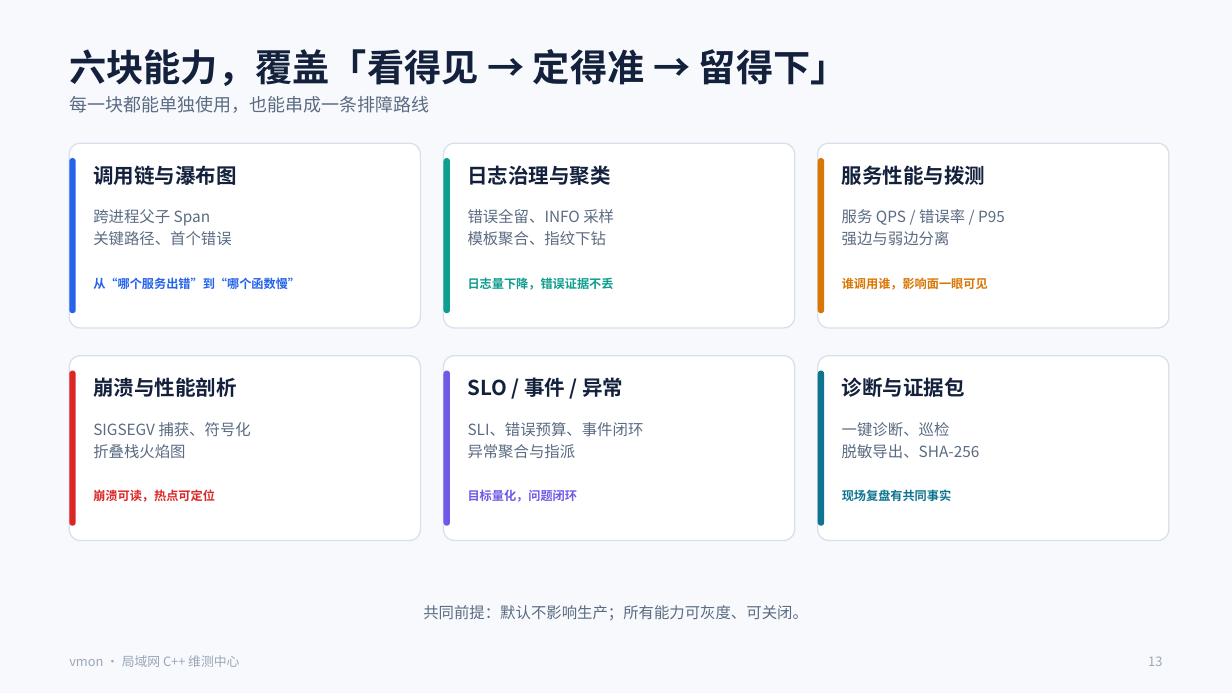
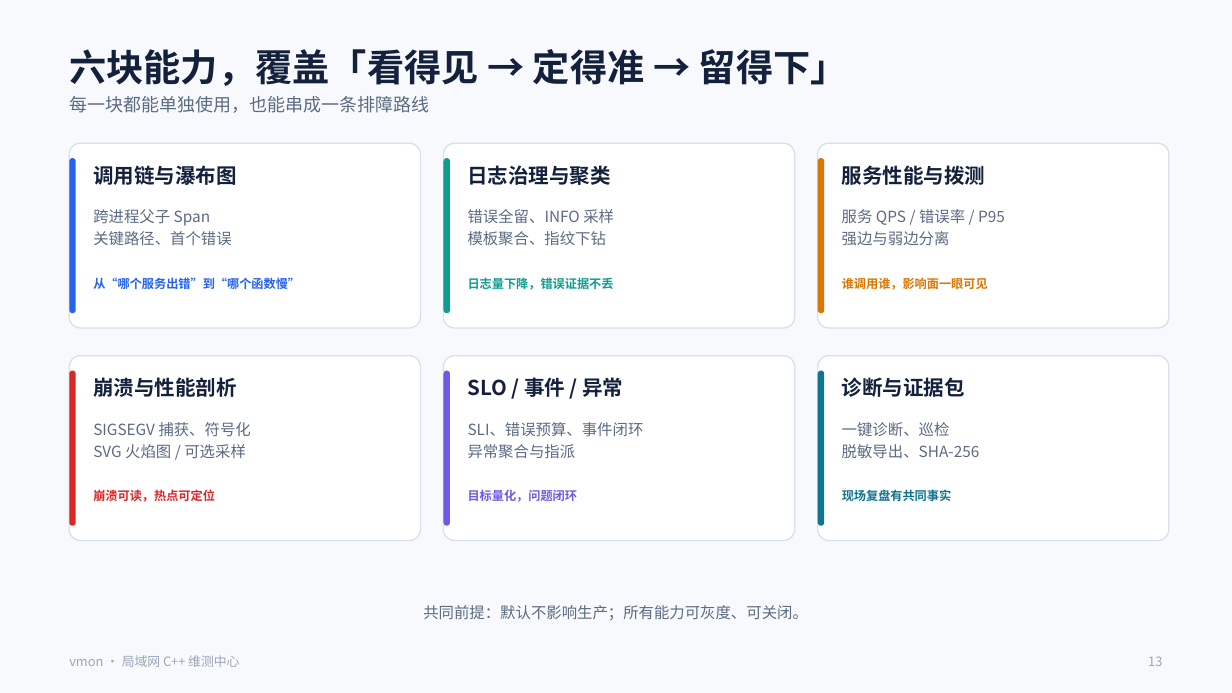
Before and after one commit to git163/CplusTrace, a slide deck: slide 13 of docs/presentation/vmon-intro.pptx. Drawn at 1232x693 pixels with LibreOffice and Linux fonts; fonts in the diff are those of the drawing. Boxes give left, top, right and bottom in pixels: in the first picture for what was removed or moved away, otherwise in the second. Text is boxed around its words. In the diff, an @@ line names an element or a change of style, - is before the commit and + after.

Commit message:
升级剖析火焰图为 SVG 条形图并补充实现边界文档
- Web 火焰图按样本占比绘制 SVG 色块，支持悬停占比、点击放大与面包屑返回
- 新增火焰图截图与示例手册说明
- 竞品文档新增“简化实现/部分覆盖的具体缺口”章节，逐项标注未达竞品级部分
- 更新 Profiling/eBPF/gRPC/仪表板等状态说明

```diff
--- a/docs/presentation/vmon-intro.pptx
+++ b/docs/presentation/vmon-intro.pptx
@@ text at <box>93,444,246,458</box>: text changed @@
-折叠栈火焰图
+SVG 火焰图 / 可选采样
```
Also in this commit, not shown: 9 other files.
